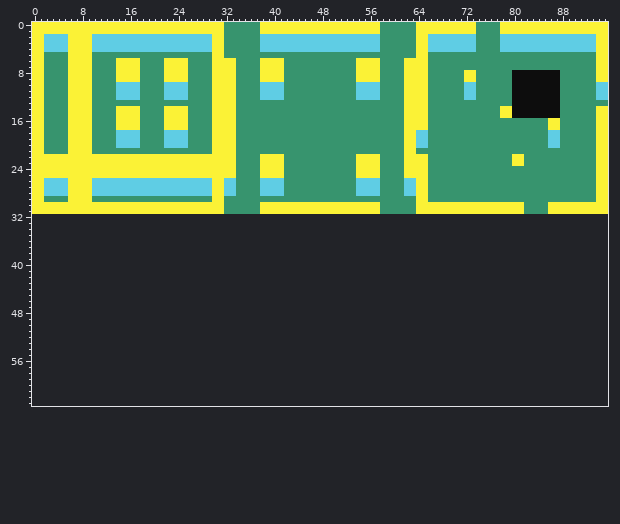
File history of a sprite sheet, media/art/autotile_placeholder.png. This is how it looked before the edit.
The file is 192x64 pixels, drawn in blocks of 2x2; one block is one cell here. The old version is drawn lined up with the new one, on the new canvas.
The result:
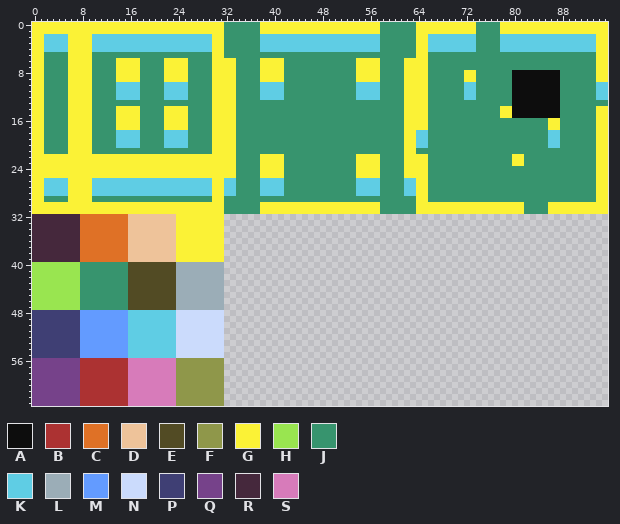
Palette (. is transparent): A #0d0d0d  B #ac3232  C #df7126  D #eec39a  E #524b24  F #8f974a  G #fbf236  H #99e550  J #37946e  K #5fcde4  L #9badb7  M #639bff  N #cbdbfc  P #3f3f74  Q #76428a  R #45283c  S #d77bba
The exact change:
canvas 96x32 -> 96x64
The edit adds colour B in rows 56 to 63 at x 8 to 15.
The edit adds colour C in rows 32 to 39 at x 8 to 15.
The edit adds colour D in rows 32 to 39 at x 16 to 23.
The edit adds colour E in rows 40 to 47 at x 16 to 23.
The edit adds colour F in rows 56 to 63 at x 24 to 31.
The edit adds colour G in rows 32 to 39 at x 24 to 31.
The edit adds colour H in rows 40 to 47 at x 0 to 7.
The edit adds colour J in rows 40 to 47 at x 8 to 15.
The edit adds colour K in rows 48 to 55 at x 16 to 23.
The edit adds colour L in rows 40 to 47 at x 24 to 31.
The edit adds colour M in rows 48 to 55 at x 8 to 15.
The edit adds colour N in rows 48 to 55 at x 24 to 31.
The edit adds colour P in rows 48 to 55 at x 0 to 7.
The edit adds colour Q in rows 56 to 63 at x 0 to 7.
The edit adds colour R in rows 32 to 39 at x 0 to 7.
The edit adds colour S in rows 56 to 63 at x 16 to 23.
Changed places in both pictures, as pixel boxes (x1, y1, x2, y2):
added: (32, 214, 224, 406)
